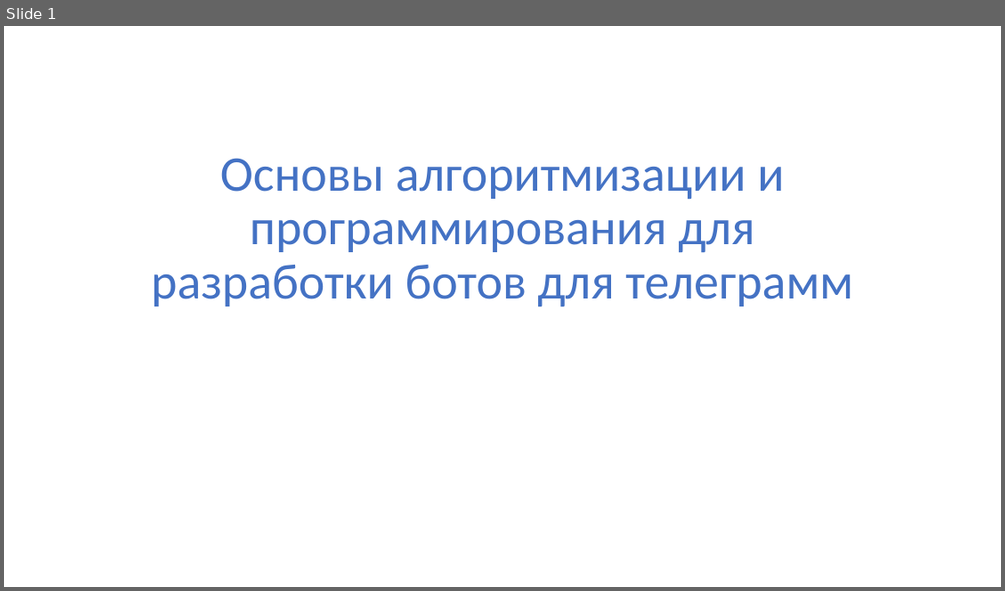
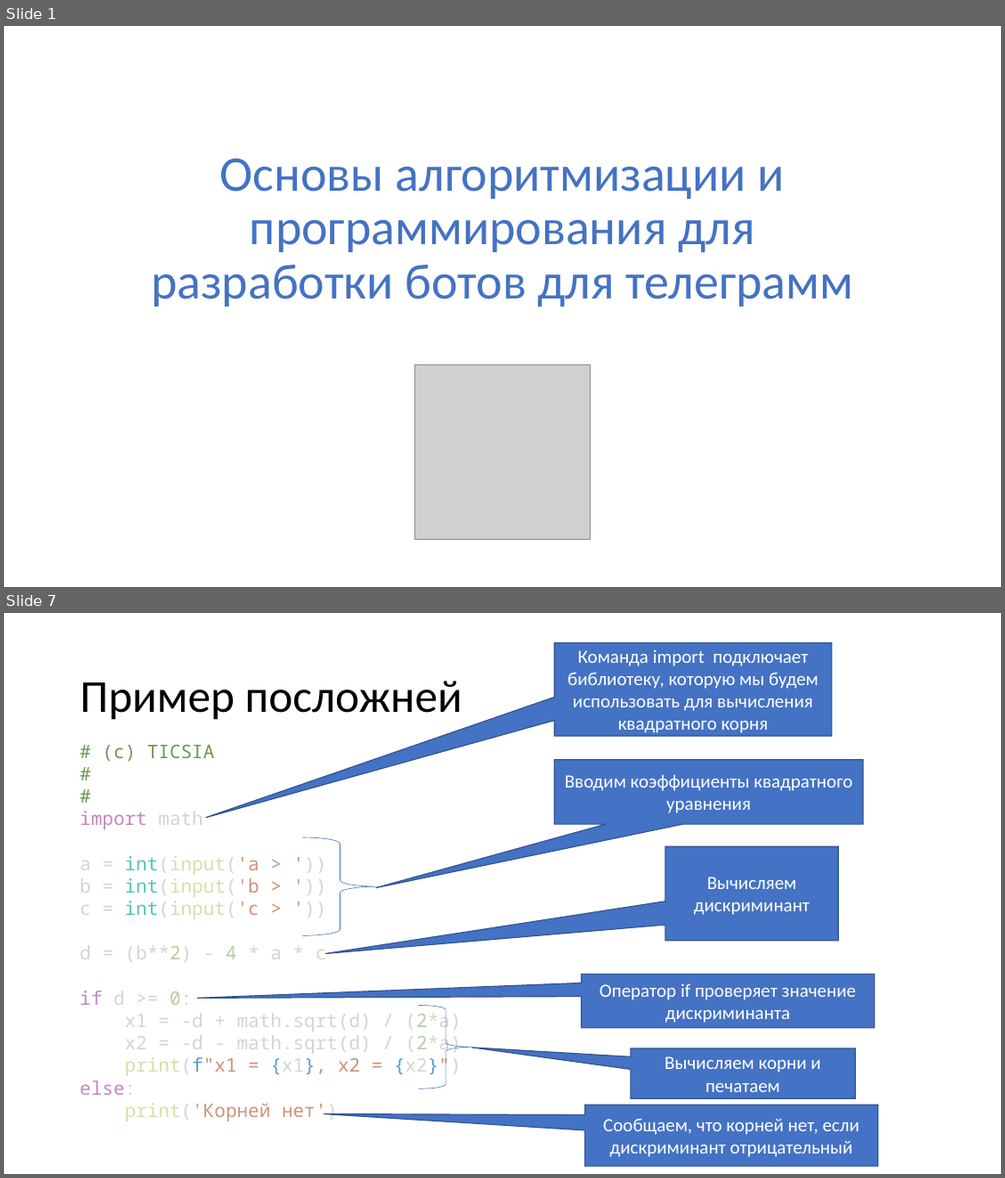
Before and after one commit to paveltsytovich/telegram-course, a slide deck: Presentation/Основы алгоритмизации и программирования.pptx. Shown one above the other, each under a label of ours: slide 1 before the commit, slides 1 and 7 after it; the slides between them are not shown. The pictures are 1005x591 and 1005x1178 pixels, drawn with LibreOffice and Linux fonts; fonts in the diff are those of the drawing; grey boxes stand for pictures. Boxes give left, top, right and bottom in pixels: in the first picture for what was removed or moved away, otherwise in the second. Text is boxed around its words. In the diff, an @@ line names an element or a change of style, - is before the commit and + after.

```diff
--- a/Presentation/Основы алгоритмизации и программирования.pptx
+++ b/Presentation/Основы алгоритмизации и программирования.pptx
@@ slide 7 added at [4,613,1001,1174], background #FFFFFF @@
@@ speech box added at [554,643,832,736], fill #4472C4, outline #325491 1 pt, 18 pt, text #FFFFFF @@
+Команда import подключает библиотеку, которую мы будем использовать для вычисления квадратного корня
@@ title added at [80,681,462,720], 44 pt, text #000000 @@
+Пример посложней
@@ text added at [80,745,461,1121], 18 pt, text #D4D4D4 @@
+# (c) TICSIA
+#
+#
+import math
+a = int(input('a > '))
+b = int(input('b > '))
+c = int(input('c > '))
+d = (b**2) - 4 * a * c
+if d >= 0:
+x1 = -d + math.sqrt(d) / (2*a)
+x2 = -d - math.sqrt(d) / (2*a)
+print(f"x1 = {x1}, x2 = {x2}")
+else:
+print('Корней нет')
@@ speech box added at [554,760,863,824], fill #4472C4, outline #325491 1 pt, 18 pt, text #FFFFFF @@
+Вводим коэффициенты квадратного уравнения
@@ right brace added at [302,837,378,935], outline #4472C4 0.5 pt @@
@@ speech box added at [665,846,838,941], fill #4472C4, outline #325491 1 pt, 18 pt, text #FFFFFF @@
+Вычисляем дискриминант
@@ speech box added at [582,974,874,1028], fill #4472C4, outline #325491 1 pt, 18 pt, text #FFFFFF @@
+Оператор if проверяет значение дискриминанта
@@ right brace added at [419,1005,473,1088], outline #4472C4 0.5 pt @@
@@ speech box added at [631,1048,855,1098], fill #4472C4, outline #325491 1 pt, 18 pt, text #FFFFFF @@
+Вычисляем корни и печатаем
@@ speech box added at [585,1104,878,1166], fill #4472C4, outline #325491 1 pt, 18 pt, text #FFFFFF @@
+Сообщаем, что корней нет, если дискриминант отрицательный
@@ slide 1 changed as well @@
@@ picture added at [414,365,590,539] @@
```
Also in this commit, not shown: 6 other slides added, 1 other file.
